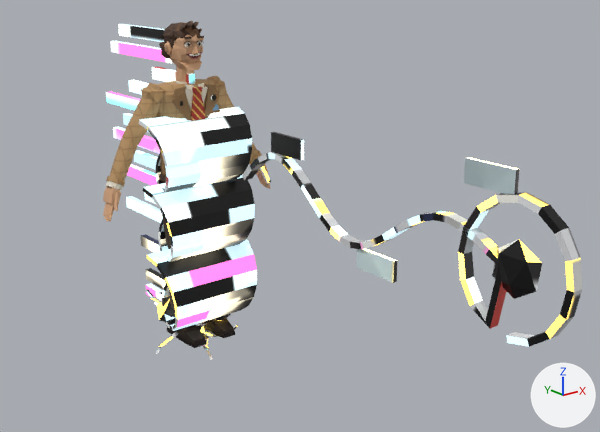
One commit to the glTF model public/assets/fighters/dale.glb: the scene before it, then after it.
Camera for both pictures: a 50 mm lens placed at (-2.46, -4.12, 2.22), pointed at (0.13, -0.89, 0.93). The lights are fixed; the arrows at lower right show +X, +Y and +Z. The first picture is the older version. Vertices at exactly the same position are counted once.

Objects in the first picture: 'dale_body.001', 'fx_cold_front', 'fx_hail', 'fx_heat_lightning', 'fx_isobar_lasso', 'fx_tape_skip'.
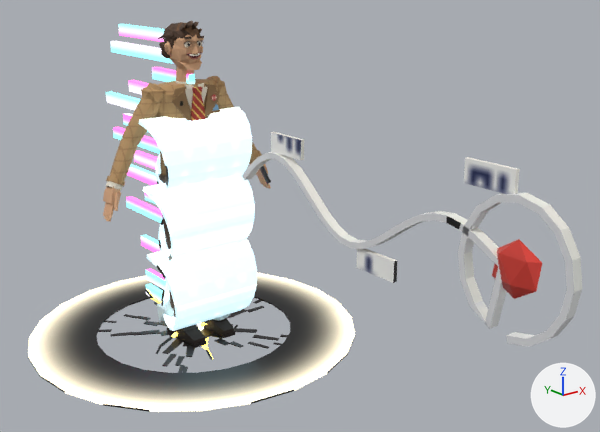
Boxes [x1, y1, x2, y2] around the edits, measured in the pictures (600 x 432 px):
'fx_impact_ring', added
    after: [28, 273, 355, 412]
'fx_crack', added
    after: [98, 299, 288, 373]
part 1 of me_fx_cold_front, surface changed (lighter)
    both: [139, 107, 257, 331]
part 2 of me_fx_hail, surface changed
    both: [157, 299, 231, 322]
part 3 of me_fx_heat_lightning, surface changed
    both: [145, 289, 238, 360]
part 4 of me_fx_isobar_lasso, surface changed
    both: [242, 132, 582, 347]
part 5 of me_fx_tape_skip, surface changed
    both: [106, 24, 202, 326]

The change, as a diff of the scene's bpy script:
```diff
--- a/public/assets/fighters/dale.glb.py
+++ b/public/assets/fighters/dale.glb.py
@@ me_fx_cold_front @@
 me_fx_cold_front.from_pydata(...)  # 204 vertices, 516 faces; spans x -0.33..0.33, y -0.282..0.077, z 0.096..1.366
 # used by ob_fx_cold_front; location = (0.0, 0.0, 0.0)
+# me_fx_cold_front part 1: texture (UV) coordinates of 516 of 516 faces, centred in x -0.326..0.326, y -0.277..0.076, z 0.099..1.358, changed; they spanned u 0.01..0.99, v 0.01..0.97 and now span u 0.01..0.97, v 0.01..0.97
 me_fx_cold_front.materials.append(mat_props)
@@ me_fx_hail @@
 me_fx_hail.from_pydata(...)  # 60 vertices, 100 faces; spans x -0.219..0.2, y -0.19..0.188, z 0.039..0.463
 # used by ob_fx_hail; location = (0.0, 0.0, 0.0)
+# me_fx_hail part 2: texture (UV) coordinates of 100 of 100 faces, centred in x -0.208..0.19, y -0.182..0.179, z 0.069..0.44, changed; they spanned u 0.01..0.77, v 0.01..0.8 and now span u 0.01..0.74, v 0.26..0.75
 me_fx_hail.materials.append(mat_props)
@@ me_fx_heat_lightning @@
 me_fx_heat_lightning.from_pydata(...)  # 309 vertices, 519 faces; spans x -0.33..0.299, y -0.29..0.334, z -0.09..0.305
 # used by ob_fx_heat_lightning; location = (0.0, 0.0, 0.0)
+# me_fx_heat_lightning part 3: texture (UV) coordinates of 519 of 519 faces, centred in x -0.323..0.292, y -0.28..0.327, z -0.081..0.301, changed; they spanned u 0.01..0.99, v 0.01..0.99 and now span u 0.01..0.99, v 0.01..0.99
 me_fx_heat_lightning.materials.append(mat_props)
@@ me_fx_isobar_lasso @@
 me_fx_isobar_lasso.from_pydata(...)  # 200 vertices, 478 faces; spans x -0.04..0.04, y -2.62..-0.59, z 0.81..1.48
 # used by ob_fx_isobar_lasso; location = (0.0, 0.0, 0.0)
+# me_fx_isobar_lasso part 4: texture (UV) coordinates of 478 of 478 faces, centred in x -0.03..0.03, y -2.61..-0.6, z 0.81..1.48, changed; they spanned u 0.01..0.97, v 0.01..0.97 and now span u 0.01..0.94, v 0.01..0.95
 me_fx_isobar_lasso.materials.append(mat_props)
@@ me_fx_tape_skip @@
 me_fx_tape_skip.from_pydata(...)  # 128 vertices, 192 faces; spans x -0.02..0.02, y -0.1..0.98, z 0.05..1.82
 # used by ob_fx_tape_skip; location = (0.0, 0.0, 0.0)
+# me_fx_tape_skip part 5: texture (UV) coordinates of 192 of 192 faces, centred in x -0.02..0.02, y -0.1..0.98, z 0.05..1.82, changed; they spanned u 0.01..0.76, v 0.01..0.91 and now span u 0.01..0.9, v 0.01..0.9
 me_fx_tape_skip.materials.append(mat_props)
@@ me_fx_impact_ring @@
+me_fx_impact_ring.from_pydata(...)  # 100 vertices, 254 faces; spans x -1.0..1.0, y -1.0..1.0, z 0.0..0.01
+me_fx_impact_ring.materials.append(mat_props)
@@ me_fx_crack @@
+me_fx_crack.from_pydata(...)  # 436 vertices, 660 faces; spans x -0.605..0.694, y -0.696..0.748, z 0.0..0.006
+me_fx_crack.materials.append(mat_props)
@@ ob_fx_impact_ring @@
+ob_fx_impact_ring = bpy.data.objects.new('fx_impact_ring', me_fx_impact_ring)
+ob_fx_impact_ring.location = (0.0, 0.0, 0.0)
@@ ob_fx_crack @@
+ob_fx_crack = bpy.data.objects.new('fx_crack', me_fx_crack)
+ob_fx_crack.location = (0.0, 0.0, 0.0)
```
